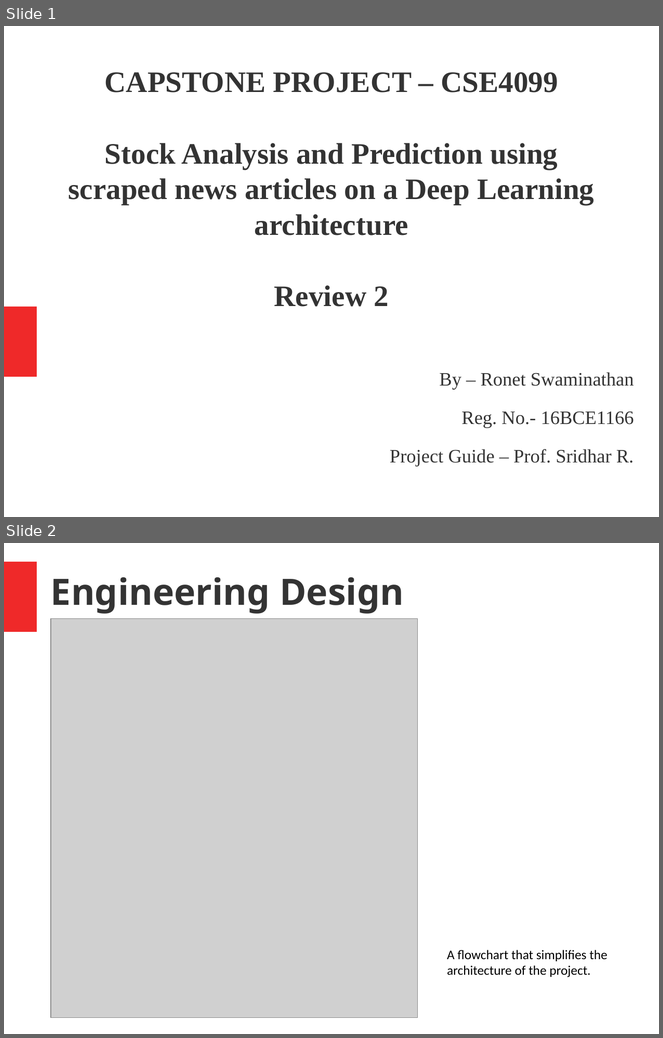
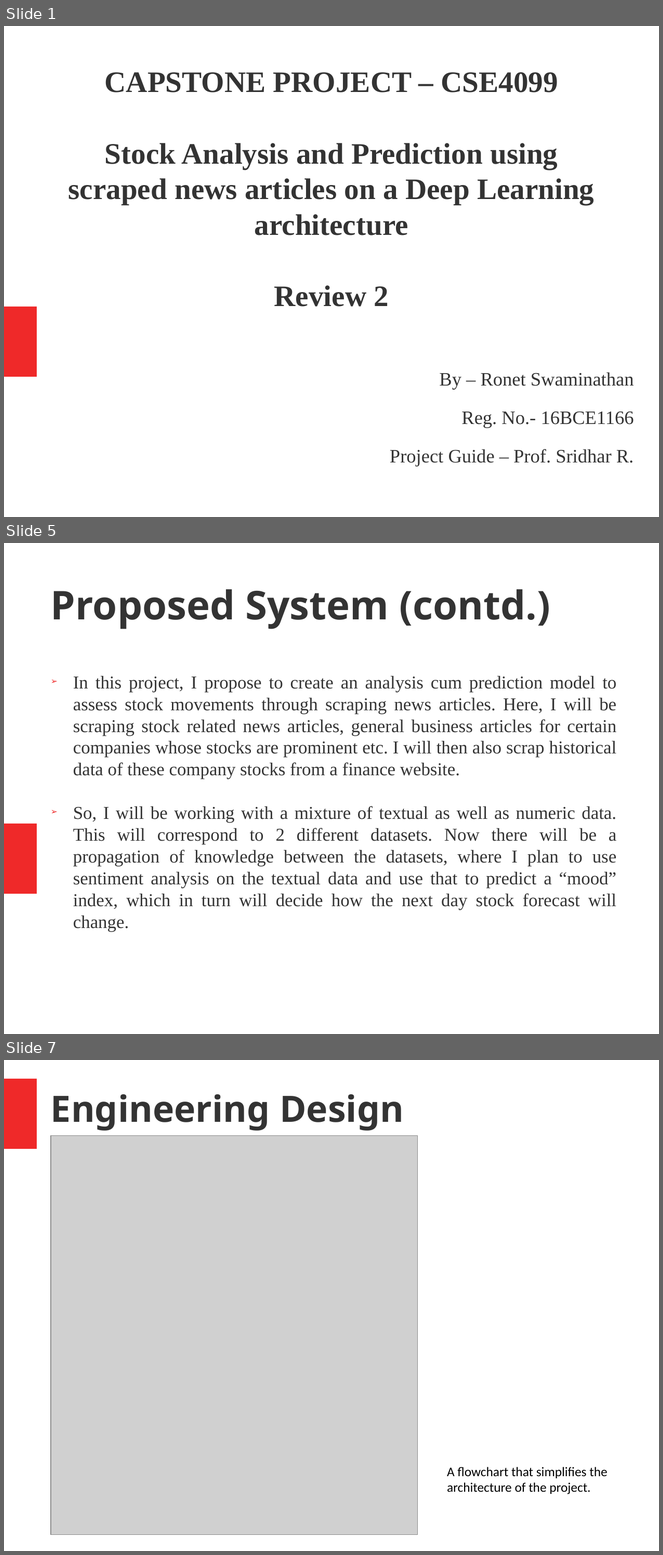
Before and after one commit to Ronet05/Stock-Market-Prediction-using-text-news-on-Deep-Learning-Architecture, a slide deck: Review 2.pptx. Shown one above the other, each under a label of ours: slides 1 and 2 before the commit, slides 1, 5 and 7 after it; the slides between them are not shown. The pictures are 663x1038 and 663x1555 pixels, drawn with LibreOffice and Linux fonts; fonts in the diff are those of the drawing; grey boxes stand for pictures. Boxes give left, top, right and bottom in pixels: in the first picture for what was removed or moved away, otherwise in the second. Text is boxed around its words. In the diff, an @@ line names an element or a change of style, - is before the commit and + after.

```diff
--- a/Review 2.pptx
+++ b/Review 2.pptx
@@ slide 5 added at (4, 543, 659, 1034), background #FFFFFF; not listed: 1 template element that a slide beside it also shows @@
@@ title added at (51, 589, 551, 629), 48 pt, text #333333, bold @@
+Proposed System (contd.)
@@ text added at (73, 676, 617, 932), 22 pt, text #333333 @@
+➢ In this project, I propose to create an analysis cum prediction model to assess stock movements through scraping news articles. Here, I will be scraping stock related news articles, general business articles for certain companies whose stocks are prominent etc. I will then also scrap historical data of these company stocks from a finance website.
+➢ So, I will be working with a mixture of textual as well as numeric data. This will correspond to 2 different datasets. Now there will be a propagation of knowledge between the datasets, where I plan to use sentiment analysis on the textual data and use that to predict a “mood” index, which in turn will decide how the next day stock forecast will change.
@@ what was slide 2 is now slide 7 @@
```
Also in this commit, not shown: 2 slides changed, 5 other slides added, 4 other files.
